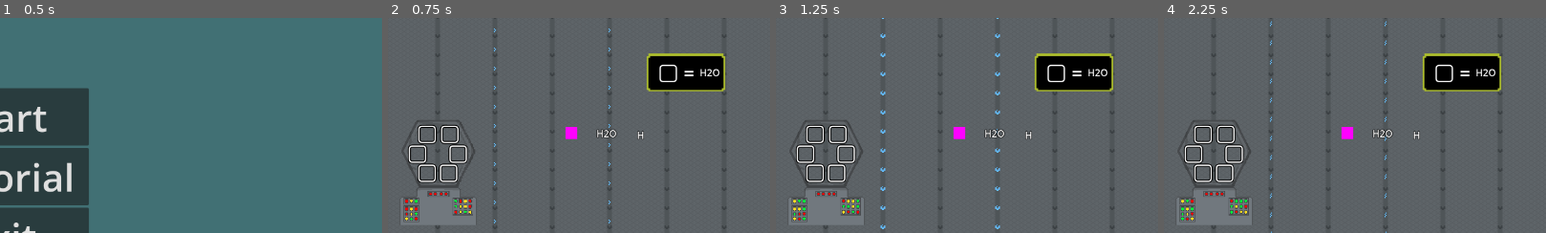
Above: before the commit, frames 1-4 (left to right).
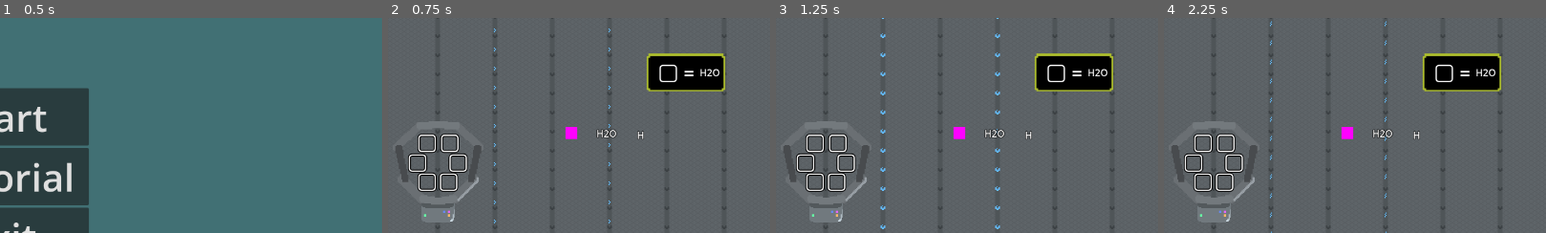
Above: after the commit, the same moments.

Repository: samtabareh/BackLabs
Game: Godot game, scene res://Scenes/Main Menu/Main.tscn
Same seed, same stepped clock (60 frames per second), same inputs: the game is played once before the commit and once after it.
Inputs:
- Up to frame 1 (0.5 s): no input
- Up to frame 2 (0.75 s): click "Start" at 0.5 s
- Up to frame 3 (1.25 s): no input
- Up to frame 4 (2.25 s): click "Menu" at 1.25 s; click "Continue" at 2 s
The pictures show only the part of the screen within x 11-61%, y 11-61%; the shares and areas given below are measured in that part.

Frame 1 is identical in both runs. In frame 2, 4.0% of the frame differs, in the area x 2-25%, y 47-97%; in frame 3, 4.0%; in frame 4, 4.0%.

Commit message:
Infuser Change

Diff:
--- a/Objects/Station/Infuser/Infuser.tscn
+++ b/Objects/Station/Infuser/Infuser.tscn
@@ -14,38 +14,14 @@
 tracks/0/type = "value"
 tracks/0/imported = false
 tracks/0/enabled = true
-tracks/0/path = NodePath(".:frame")
-tracks/0/interp = 0
+tracks/0/path = NodePath(".:texture")
+tracks/0/interp = 1
 tracks/0/loop_wrap = true
 tracks/0/keys = {
-"times": PackedFloat32Array(0, 0.25, 0.5, 0.75, 1),
-"transitions": PackedFloat32Array(1, 1, 1, 1, 1),
-"update": 0,
-"values": [0, 1, 2, 3, 4]
-}
-tracks/1/type = "value"
-tracks/1/imported = false
-tracks/1/enabled = true
-tracks/1/path = NodePath(".:texture")
-tracks/1/interp = 1
-tracks/1/loop_wrap = true
-tracks/1/keys = {
 "times": PackedFloat32Array(0),
 "transitions": PackedFloat32Array(1),
 "update": 1,
 "values": [ExtResource("3_vnmlr")]
-}
-tracks/2/type = "value"
-tracks/2/imported = false
-tracks/2/enabled = true
-tracks/2/path = NodePath(".:hframes")
-tracks/2/interp = 1
-tracks/2/loop_wrap = true
-tracks/2/keys = {
-"times": PackedFloat32Array(0),
-"transitions": PackedFloat32Array(1),
-"update": 1,
-"values": [5]
 }
 
 [sub_resource type="Animation" id="Animation_kq8kx"]
@@ -55,83 +31,83 @@
 tracks/0/type = "value"
 tracks/0/imported = false
 tracks/0/enabled = true
-tracks/0/path = NodePath(".:frame")
+tracks/0/path = NodePath(".:texture")
 tracks/0/interp = 1
 tracks/0/loop_wrap = true
 tracks/0/keys = {
-"times": PackedFloat32Array(0, 0.25, 0.5, 0.75, 1, 1.25, 1.5, 1.75, 2, 2.25, 2.5, 2.75, 3, 3.25, 3.5),
-"transitions": PackedFloat32Array(1, 1, 1, 1, 1, 1, 1, 1, 1, 1, 1, 1, 1, 1, 1),
-"update": 1,
-"values": [0, 1, 2, 3, 4, 5, 6, 7, 8, 9, 10, 11, 12, 13, 13]
+"times": PackedFloat32Array(0),
+"transitions": PackedFloat32Array(1),
+"update": 1,
+"values": [ExtResource("4_raouy")]
 }
 tracks/1/type = "value"
 tracks/1/imported = false
 tracks/1/enabled = true
-tracks/1/path = NodePath(".:texture")
-tracks/1/interp = 1
+tracks/1/path = NodePath("../Slots/Slot1:position")
+tracks/1/interp = 2
 tracks/1/loop_wrap = true
 tracks/1/keys = {
-"times": PackedFloat32Array(0),
-"transitions": PackedFloat32Array(1),
-"update": 1,
-"values": [ExtResource("4_raouy")]
+"times": PackedFloat32Array(0, 1.75, 3.7, 3.75),
+"transitions": PackedFloat32Array(1, 1, 1, 1),
+"update": 0,
+"values": [Vector2(-19, -54), Vector2(0, -22), Vector2(0, -22), Vector2(-19, -54)]
 }
 tracks/2/type = "value"
 tracks/2/imported = false
 tracks/2/enabled = true
-tracks/2/path = NodePath(".:hframes")
-tracks/2/interp = 1
+tracks/2/path = NodePath("../Slots/Slot2:position")
+tracks/2/interp = 2
 tracks/2/loop_wrap = true
 tracks/2/keys = {
-"times": PackedFloat32Array(0),
-"transitions": PackedFloat32Array(1),
-"update": 1,
-"values": [14]
+"times": PackedFloat32Array(0.25, 2, 3.7, 3.75),
+"transitions": PackedFloat32Array(1, 1, 1, 1),
+"update": 0,
+"values": [Vector2(19, -54), Vector2(0, -22), Vector2(0, -22), Vector2(19, -54)]
 }
 tracks/3/type = "value"
 tracks/3/imported = false
 tracks/3/enabled = true
-tracks/3/path = NodePath("../Slots/Slot1:position")
-tracks/3/interp = 2
+tracks/3/path = NodePath("../Slots/Slot1:visible")
+tracks/3/interp = 1
 tracks/3/loop_wrap = true
 tracks/3/keys = {
-"times": PackedFloat32Array(0, 1.75, 3.7, 3.75),
-"transitions": PackedFloat32Array(1, 1, 1, 1),
-"update": 0,
-"values": [Vector2(-19, -54), Vector2(0, -22), Vector2(0, -22), Vector2(-19, -54)]
+"times": PackedFloat32Array(0, 1.75, 3.75),
+"transitions": PackedFloat32Array(1, 1, 1),
+"update": 1,
+"values": [true, false, true]
 }
 tracks/4/type = "value"
 tracks/4/imported = false
 tracks/4/enabled = true
-tracks/4/path = NodePath("../Slots/Slot2:position")
-tracks/4/interp = 2
+tracks/4/path = NodePath("../Slots/Slot2:visible")
+tracks/4/interp = 1
 tracks/4/loop_wrap = true
 tracks/4/keys = {
-"times": PackedFloat32Array(0.25, 2, 3.7, 3.75),
-"transitions": PackedFloat32Array(1, 1, 1, 1),
-"update": 0,
-"values": [Vector2(19, -54), Vector2(0, -22), Vector2(0, -22), Vector2(19, -54)]
+"times": PackedFloat32Array(0, 2, 3.75),
+"transitions": PackedFloat32Array(1, 1, 1),
+"update": 1,
+"values": [true, false, true]
 }
 tracks/5/type = "value"
 tracks/5/imported = false
 tracks/5/enabled = true
-tracks/5/path = NodePath("../Slots/Slot1:visible")
-tracks/5/interp = 1
+tracks/5/path = NodePath("../Slots/Slot3:position")
+tracks/5/interp = 2
 tracks/5/loop_wrap = true
 tracks/5/keys = {
-"times": PackedFloat32Array(0, 1.75, 3.75),
-"transitions": PackedFloat32Array(1, 1, 1),
-"update": 1,
-"values": [true, false, true]
+"times": PackedFloat32Array(0.5, 2.25, 3.7, 3.75),
+"transitions": PackedFloat32Array(1, 1, 1, 1),
+"update": 0,
+"values": [Vector2(33, -21), Vector2(0, -22), Vector2(0, -22), Vector2(33, -21)]
 }
 tracks/6/type = "value"
 tracks/6/imported = false
 tracks/6/enabled = true
-tracks/6/path = NodePath("../Slots/Slot2:visible")
+tracks/6/path = NodePath("../Slots/Slot3:visible")
 tracks/6/interp = 1
 tracks/6/loop_wrap = true
 tracks/6/keys = {
-"times": PackedFloat32Array(0, 2, 3.75),
+"times": PackedFloat32Array(0, 2.25, 3.75),
 "transitions": PackedFloat32Array(1, 1, 1),
 "update": 1,
 "values": [true, false, true]
@@ -139,23 +115,23 @@
 tracks/7/type = "value"
 tracks/7/imported = false
 tracks/7/enabled = true
-tracks/7/path = NodePath("../Slots/Slot3:position")
+tracks/7/path = NodePath("../Slots/Slot4:position")
 tracks/7/interp = 2
 tracks/7/loop_wrap = true
 tracks/7/keys = {
-"times": PackedFloat32Array(0.5, 2.25, 3.7, 3.75),
-"transitions": PackedFloat32Array(1, 1, 1, 1),
-"update": 0,
-"values": [Vector2(33, -21), Vector2(0, -22), Vector2(0, -22), Vector2(33, -21)]
+"times": PackedFloat32Array(0.75, 2.5, 3.7, 3.75),
+"transitions": PackedFloat32Array(1, 1, 1, 1),
+"update": 0,
+"values": [Vector2(17, 11), Vector2(0, -22), Vector2(0, -22), Vector2(17, 11)]
 }
 tracks/8/type = "value"
 tracks/8/imported = false
 tracks/8/enabled = true
-tracks/8/path = NodePath("../Slots/Slot3:visible")
+tracks/8/path = NodePath("../Slots/Slot4:visible")
 tracks/8/interp = 1
 tracks/8/loop_wrap = true
 tracks/8/keys = {
-"times": PackedFloat32Array(0, 2.25, 3.75),
+"times": PackedFloat32Array(0, 2.5, 3.75),
 "transitions": PackedFloat32Array(1, 1, 1),
 "update": 1,
 "values": [true, false, true]
@@ -163,23 +139,23 @@
 tracks/9/type = "value"
 tracks/9/imported = false
 tracks/9/enabled = true
-tracks/9/path = NodePath("../Slots/Slot4:position")
+tracks/9/path = NodePath("../Slots/Slot5:position")
 tracks/9/interp = 2
 tracks/9/loop_wrap = true
 tracks/9/keys = {
-"times": PackedFloat32Array(0.75, 2.5, 3.7, 3.75),
-"transitions": PackedFloat32Array(1, 1, 1, 1),
-"update": 0,
-"values": [Vector2(17, 11), Vector2(0, -22), Vector2(0, -22), Vector2(17, 11)]
+"times": PackedFloat32Array(1, 2.75, 3.7, 3.75),
+"transitions": PackedFloat32Array(1, 1, 1, 1),
+"update": 0,
+"values": [Vector2(-19, 11), Vector2(0, -22), Vector2(0, -22), Vector2(-19, 11)]
 }
 tracks/10/type = "value"
 tracks/10/imported = false
 tracks/10/enabled = true
-tracks/10/path = NodePath("../Slots/Slot4:visible")
+tracks/10/path = NodePath("../Slots/Slot5:visible")
 tracks/10/interp = 1
 tracks/10/loop_wrap = true
 tracks/10/keys = {
-"times": PackedFloat32Array(0, 2.5, 3.75),
+"times": PackedFloat32Array(0, 2.75, 3.75),
 "transitions": PackedFloat32Array(1, 1, 1),
 "update": 1,
 "values": [true, false, true]
@@ -187,46 +163,22 @@
 tracks/11/type = "value"
 tracks/11/imported = false
 tracks/11/enabled = true
-tracks/11/path = NodePath("../Slots/Slot5:position")
+tracks/11/path = NodePath("../Slots/Slot6:position")
 tracks/11/interp = 2
 tracks/11/loop_wrap = true
 tracks/11/keys = {
-"times": PackedFloat32Array(1, 2.75, 3.7, 3.75),
-"transitions": PackedFloat32Array(1, 1, 1, 1),
-"update": 0,
-"values": [Vector2(-19, 11), Vector2(0, -22), Vector2(0, -22), Vector2(-19, 11)]
+"times": PackedFloat32Array(1.25, 3, 3.7, 3.75),
+"transitions": PackedFloat32Array(1, 1, 1, 1),
+"update": 0,
+"values": [Vector2(-35, -21), Vector2(0, -22), Vector2(0, -22), Vector2(-35, -21)]
 }
 tracks/12/type = "value"
 tracks/12/imported = false
 tracks/12/enabled = true
-tracks/12/path = NodePath("../Slots/Slot5:visible")
+tracks/12/path = NodePath("../Slots/Slot6:visible")
 tracks/12/interp = 1
 tracks/12/loop_wrap = true
 tracks/12/keys = {
-"times": PackedFloat32Array(0, 2.75, 3.75),
-"transitions": PackedFloat32Array(1, 1, 1),
-"update": 1,
-"values": [true, false, true]
-}
-tracks/13/type = "value"
-tracks/13/imported = false
-tracks/13/enabled = true
-tracks/13/path = NodePath("../Slots/Slot6:position")
-tracks/13/interp = 2
-tracks/13/loop_wrap = true
-tracks/13/keys = {
-"times": PackedFloat32Array(1.25, 3, 3.7, 3.75),
-"transitions": PackedFloat32Array(1, 1, 1, 1),
-"update": 0,
-"values": [Vector2(-35, -21), Vector2(0, -22), Vector2(0, -22), Vector2(-35, -21)]
-}
-tracks/14/type = "value"
-tracks/14/imported = false
-tracks/14/enabled = true
-tracks/14/path = NodePath("../Slots/Slot6:visible")
-tracks/14/interp = 1
-tracks/14/loop_wrap = true
-tracks/14/keys = {
 "times": PackedFloat32Array(0, 3, 3.75),
 "transitions": PackedFloat32Array(1, 1, 1),
 "update": 1,
@@ -248,9 +200,8 @@
 shape = ExtResource("2_togwr")
 
 [node name="Sprite" type="Sprite2D" parent="."]
+scale = Vector2(2, 2)
 texture = ExtResource("4_raouy")
-hframes = 14
-frame = 13
 
 [node name="Player" type="AnimationPlayer" parent="Sprite"]
 libraries = {
@@ -259,7 +210,7 @@
 autoplay = "default"
 
 [node name="Slots" type="Node2D" parent="."]
-position = Vector2(0, -10)
+position = Vector2(0, 5)
 
 [node name="Slot1" parent="Slots" groups=["slot"] instance=ExtResource("3_r7vo2")]
 position = Vector2(-19, -54)
@@ -280,8 +231,7 @@
 position = Vector2(-35, -21)
 
 [node name="ResultSlot" parent="." instance=ExtResource("3_r7vo2")]
-visible = false
-position = Vector2(0, -32)
+position = Vector2(0, -16)
 is_result_slot = true
 
 [connection signal="mouse_entered" from="." to="." method="_on_mouse_entered"]
Binary file changed: Assets/Sprites/Infuser/Infuser.png
Binary file changed: Assets/Sprites/Infuser/On.png
